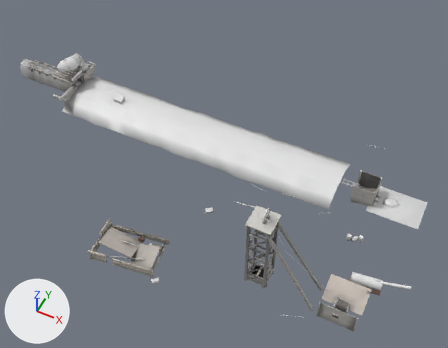
An edit to the glTF model thin-air/assets/models/poi/ashford_mine.glb, drawn before and after from the same camera.
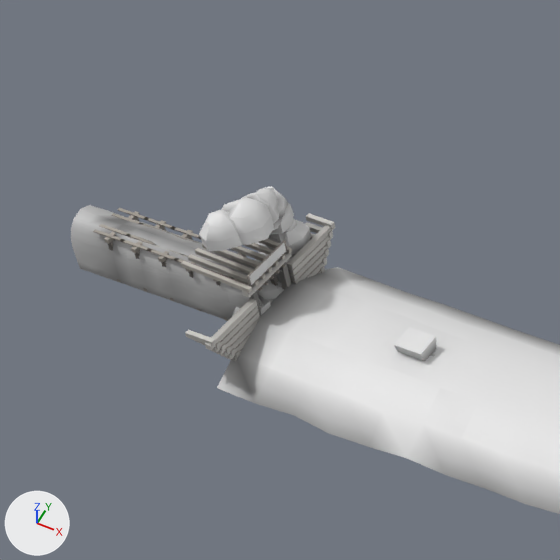
There are two pictures of each version: one whole from a 50 mm lens placed at (18.7, -50.9, 64.8), pointed at (-6.0, -1.7, 3.2), one close up on the part from 0% to 36% of the width and 0% to 46% of the height. The axes (+X, +Y, +Z) are drawn at lower left. The lights are the same throughout. The last two pictures show the newer version. Vertices at exactly the same position are counted once.

In view in the first close-up: 'ground', 'main' and 1 more.
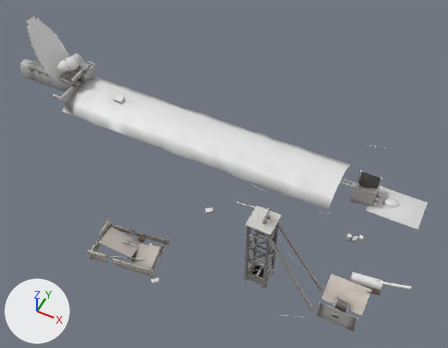
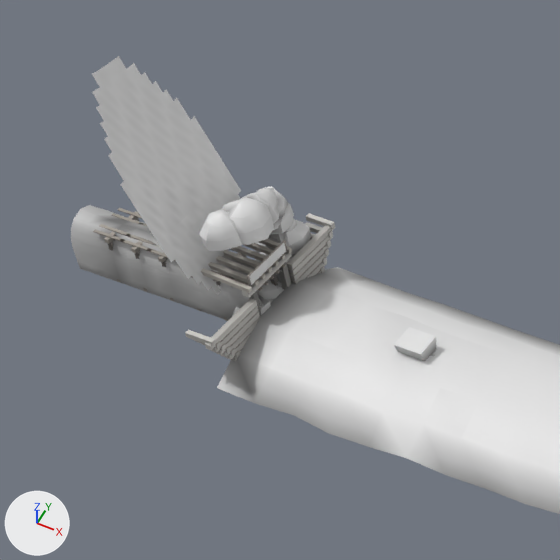
Boxes (x1, y1, x2, y2) around the edits, measured in the close-ups (560 x 560 px):
'main', reshaped
    before: (71, 186, 437, 361)
    after: (71, 56, 437, 361)
part 1 of me_main, added
    after: (92, 56, 260, 295)
part 2 of me_main, edited (looks the same)
    both: (93, 186, 437, 361)

The change, as a list of edits to the scene's bpy script:
```text
Add mat_rock_cliff:
    mat_rock_cliff = bpy.data.materials.new('rock_cliff')
    # nodes: BsdfPrincipled, Mix, OutputMaterial, VertexColor
    # colours: white #e7e7e7, mixed with the vertex colours
Change me_main:
    used by ob_main; location = (0.0, 0.0, 0.0)
    remove me_main.from_pydata(...)  # 4380 vertices, 7336 faces; spans x -45.6..21.0, y -19.3..10.7, z -1.5..12.8
    add me_main.from_pydata(...)  # 4732 vertices, 7954 faces; spans x -45.6..21.0, y -19.3..10.7, z -1.5..12.8
    me_main part 1: a new loose piece of 352 vertices spanning x -41.6..-36.9, y 3.4..8.6, z 2.4..12.0, in mat_rock_cliff
    me_main part 2: 3030 kept faces spanning x -44.2..21.0, y -19.3..10.6, z -1.5..12.8 get new vertex colours; the middle colour goes from grey #a9a59e to grey #a9a49d
    add me_main.materials.append(mat_rock_cliff)
```
